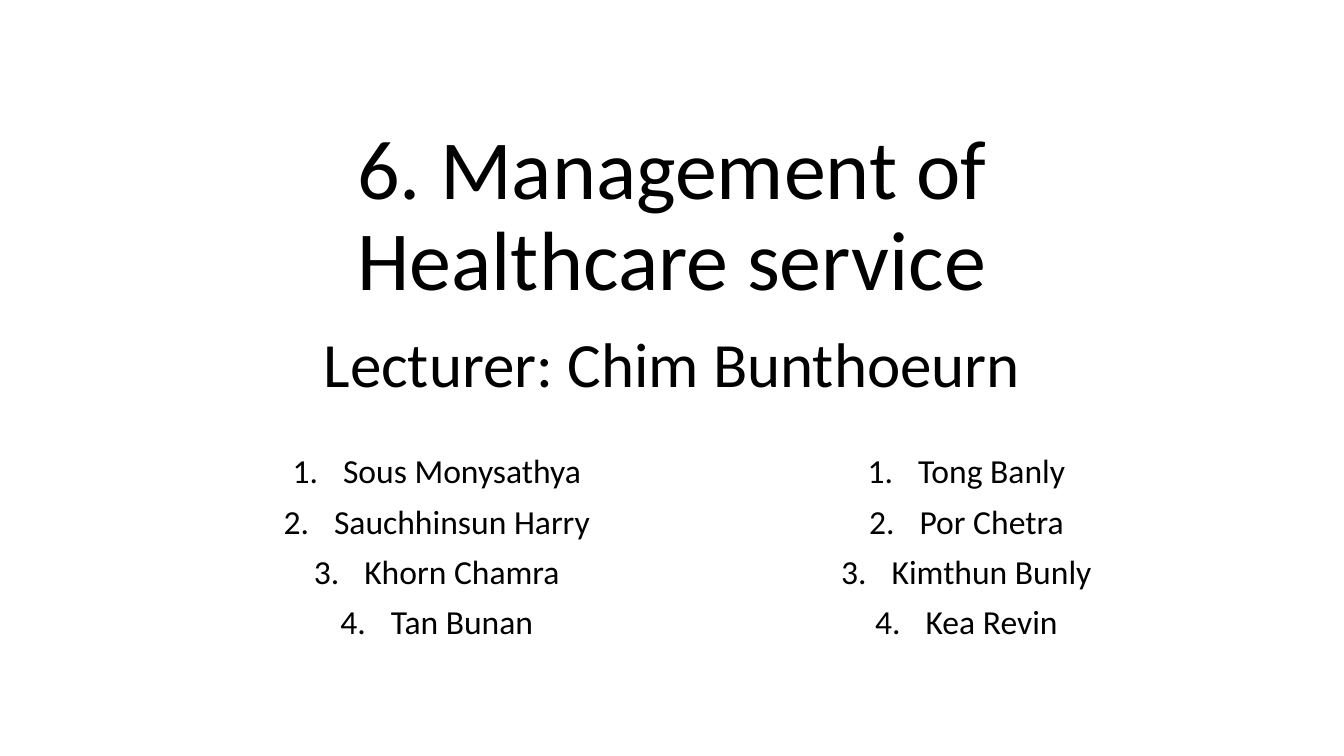
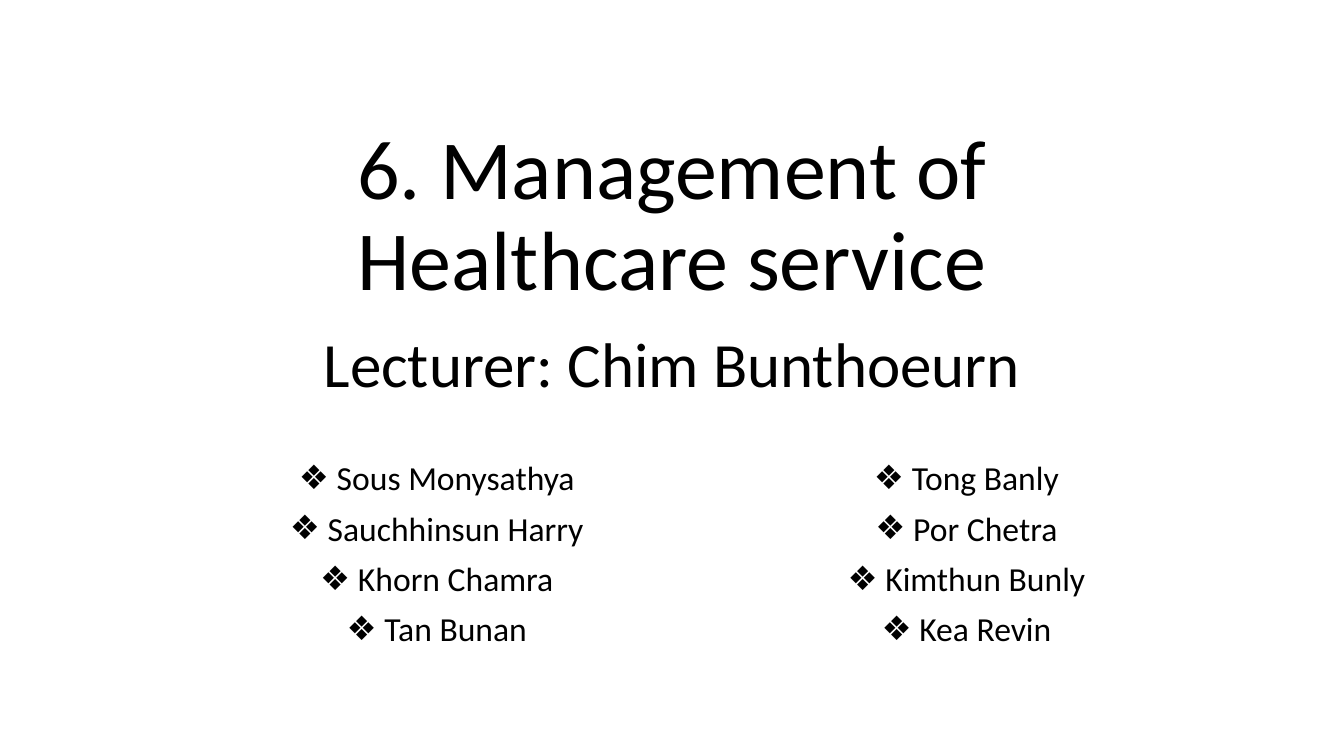
Before and after one commit to BanlyTong/java-project, a slide deck: slide 1 of Slide/Healthcare Service.pptx. Drawn at 1344x756 pixels with LibreOffice and Linux fonts; fonts in the diff are those of the drawing. Boxes give left, top, right and bottom in pixels: in the first picture for what was removed or moved away, otherwise in the second. Text is boxed around its words. In the diff, an @@ line names an element or a change of style, - is before the commit and + after.

```diff
--- a/Slide/Healthcare Service.pptx
+++ b/Slide/Healthcare Service.pptx
@@ subtitle "Sous Monysathya": place and size @@
-subtitle "Sous Monysathya" at box(334, 459, 590, 635)
+subtitle "Sous Monysathya" at box(328, 466, 584, 642)
@@ subtitle "Sous Monysathya" at box(328, 466, 584, 642): bullet 1. to ❖ @@
@@ text "Tong Banly" at box(885, 466, 1085, 642): bullet 1. to ❖ @@
@@ text "Tong Banly": place and size @@
-text "Tong Banly" at box(892, 459, 1091, 635)
+text "Tong Banly" at box(885, 466, 1085, 642)
```
Also in this commit, not shown: 9 other slides changed.
